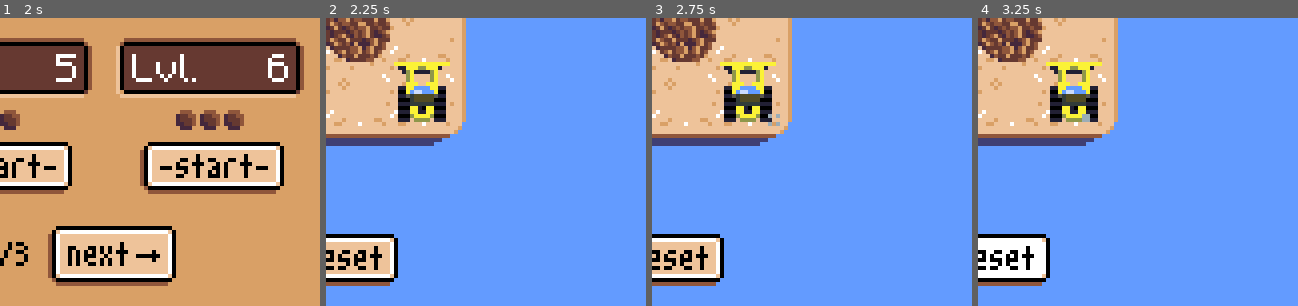
Above: before the commit, frames 1-4 (left to right).
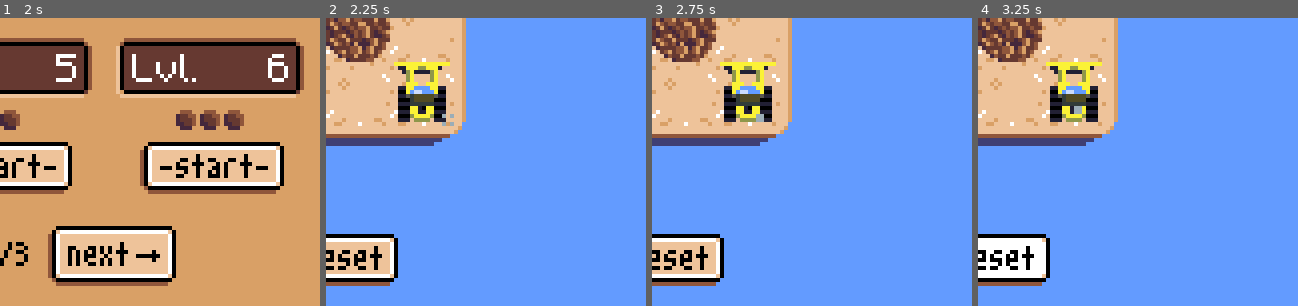
Above: after the commit, the same moments.

Repository: aludvik/Bouldering
Game: Godot game, scene res://Title/Title.tscn
Two runs of this game, one before a commit and one after it. Both use one fixed random seed, a clock stepped at 60 frames per second and the inputs below.
Inputs (mouse positions are % of the whole screen's width and height, from its top left):
- Up to frame 1 (2 s): click (50, 87) at 0.5 s; click (21, 67) at 1.25 s
- Up to frame 2 (2.25 s): click (17, 43) at 2.02 s
- Up to frame 3 (2.75 s): no input
- Up to frame 4 (3.25 s): click (50, 92) at 2.75 s
The pictures show only the part of the screen within x 50-100%, y 50-100%; the shares and areas given below are measured in that part.

Frame 1 is identical in both runs. In frame 2, less than 0.1% of the frame differs, in the area x 36-40%, y 33-38%; in frame 3, 0.1%, in the area x 32-40%, y 33-38%; in frame 4, 0.1%.

Commit message:
Track level completion

Diff:
--- a/Level/Level.gd
+++ b/Level/Level.gd
@@ -27,13 +27,10 @@
 var remaining = 0
 
 func _ready():
-	var level = State.get_level_data()
-	clear_extra_boards(level.size)
-	clear_pieces()
-	populate_pieces_from_leve(level)
+	load_level()
 
 func load_level():
-	var level = State.get_level_data()
+	var level = State.get_current_level_data()
 	remaining = 0
 	clear_extra_boards(level.size)
 	clear_pieces()
@@ -49,7 +46,7 @@
 
 func clear_pieces():
 	for piece in $Pieces.get_children():
-		remove_child(piece)
+		$Pieces.remove_child(piece)
 		piece.queue_free()
 
 func populate_pieces_from_leve(level):
@@ -148,6 +145,7 @@
 	if remaining <= 0:
 		$ResetButton.hide()
 		$Success.show()
+		State.mark_current_level_complete()
 
 func _on_move_completed():
 	moving = false
--- a/Level/Level.tscn
+++ b/Level/Level.tscn
@@ -676,7 +676,7 @@
 
 [node name="AnimatedSprite" type="AnimatedSprite" parent="Tractor"]
 frames = SubResource( 10 )
-frame = 7
+frame = 5
 playing = true
 
 [node name="Tween" type="Tween" parent="Tractor"]
--- a/Level/LevelMoss.tscn
+++ b/Level/LevelMoss.tscn
@@ -78,7 +78,7 @@
 
 [node name="AnimatedSprite" parent="Level/Tractor" index="0"]
 frames = SubResource( 9 )
-frame = 7
+frame = 4
 
 [node name="Sprite" parent="Level/Pieces/Hole" index="0"]
 texture = ExtResource( 5 )
--- a/LevelList.gd
+++ /dev/null
@@ -1,59 +0,0 @@
-extends Resource
-
-export var Rock: Array = [
-	preload("res://Levels/04-01-v0.lvl"),
-	preload("res://Levels/04-02-v0.lvl"),
-	preload("res://Levels/04-03-v0.lvl"),
-	preload("res://Levels/04-06-v1.lvl"),
-	preload("res://Levels/04-11-v1.lvl"),
-	preload("res://Levels/04-12-v2.lvl"),
-	preload("res://Levels/04-14-v1.lvl"),
-	preload("res://Levels/04-16-v2.lvl"),
-	preload("res://Levels/04-17-v3.lvl"),
-	preload("res://Levels/05-03-v1.lvl"),
-	preload("res://Levels/04-04-v0.lvl"),
-	preload("res://Levels/04-08-v0.lvl"),
-	preload("res://Levels/04-07-v1.lvl"),
-	preload("res://Levels/04-13-v2.lvl"),
-	preload("res://Levels/04-15-v1.lvl"),
-	preload("res://Levels/05-04-v2.lvl"),
-	preload("res://Levels/04-05-v0.lvl"),
-]
-export var Moss: Array = [
-	preload("res://Levels/05-07-v1.lvl"),
-	preload("res://Levels/05-05-v2.lvl"),
-	preload("res://Levels/04-09-v1.lvl"),
-	preload("res://Levels/05-06-v2.lvl"),
-	preload("res://Levels/05-10-v3.lvl"),
-	preload("res://Levels/08.05-107.1350-v2.lvl"),
-	preload("res://Levels/09.05-110.5091-v1.lvl"),
-	preload("res://Levels/12.05-105.4254-v1.lvl"),
-	preload("res://Levels/39.05-110.4012-v1.lvl"),
-	preload("res://Levels/43.05-111.1459-v2.lvl"),
-	preload("res://Levels/46.05-111.1364-v1.lvl"),
-	preload("res://Levels/04-10-v2.lvl"),
-	preload("res://Levels/05-01-v3.lvl"),
-]
-export var Snow: Array = [
-	preload("res://Levels/25.05-105.4237-v2.lvl"),
-	preload("res://Levels/40.05-111.3981-v2.lvl"),
-	preload("res://Levels/13.05-112.3466-v3.lvl"),
-	preload("res://Levels/14.05-16-v4.lvl"),
-	preload("res://Levels/17.05-11-v3.lvl"),
-	preload("res://Levels/19.05-109.724-v3.lvl"),
-	preload("res://Levels/41.05-112.3870-v2.lvl"),
-	preload("res://Levels/47.05-111.3490-v2.lvl"),
-	preload("res://Levels/48.05-15-v3.lvl"),
-	preload("res://Levels/52.05-105.4088-v3.lvl"),
-	preload("res://Levels/53.05-08-v2.lvl"),
-	preload("res://Levels/61.05-112.5033-v3.lvl"),
-	preload("res://Levels/64.05-09-v2.lvl"),
-	preload("res://Levels/65.05-106.2775-v2.lvl"),
-	preload("res://Levels/70.05-109.393-v2.lvl"),
-	preload("res://Levels/77.05-108.1983-v2.lvl"),
-	preload("res://Levels/78.05-112.1436-v2.lvl"),
-	preload("res://Levels/80.05-108.2160-v2.lvl"),
-	preload("res://Levels/91.05-20-v2.lvl"),
-	preload("res://Levels/93.05-106.1694-v5.lvl"),
-	preload("res://Levels/97.05-106.1696-v4.lvl")
-]
--- a/LevelSelect/Level.gd
+++ b/LevelSelect/Level.gd
@@ -4,14 +4,24 @@
 
 func update_for_page():
 	var world_index = get_world_index()
-	var levels_list = State.levels.get(State.world)
-	if world_index >= levels_list.size():
+	if world_index >= State.get_current_world_level_count():
 		hide()
 		return
 	show()
 	$Number.text = String(world_index + 1)
-	var level_difficulty = levels_list[world_index].difficulty
+	var level_difficulty = State.get_level_data(world_index).difficulty
 	get_node("Difficulty/" + State.world).frame = level_difficulty - 1
+	show_completion(State.get_current_world_level_completion(world_index))
+
+func show_completion(completion):
+	var mod = Color(1.0, 1.0, 1.0, 1.0)
+	if completion:
+		mod = Color(1.0, 1.0, 1.0, 0.5)
+	get_node("Header/" + State.world).modulate = mod
+	get_node("Difficulty/" + State.world).modulate = mod
+	$StartButton.modulate = mod
+	$Lvl.modulate = mod
+	$Number.modulate = mod
 
 func get_world_index():
 	return (State.page - 1) * 6 + local_index
@@ -21,4 +31,4 @@
 
 func _on_StartButton_pressed():
 	State.level = get_world_index()
-	assert(get_tree().change_scene("res://Level/Level.tscn") == OK)
+	assert(get_tree().change_scene("res://Level/Level" + State.world + ".tscn") == OK)
--- a/State.gd
+++ b/State.gd
@@ -25,7 +25,83 @@
 func reset_progress():
 	print("Reset progress")
 
-var levels = preload("res://LevelList.gd").new()
+func get_current_level_data():
+	return levels[world][level]
 
-func get_level_data():
-	return levels.get(world)[level]
+func get_level_data(l):
+	return levels[world][l]
+
+func get_current_world_level_count():
+	return levels[world].size()
+
+func get_current_world_level_completion(level):
+	return completion[world].has(level)
+
+func mark_current_level_complete():
+	completion[world][level] = true
+
+var completion = {
+	"Rock": {},
+	"Moss": {},
+	"Snow": {}
+}
+
+var levels = {
+	"Rock": [
+		preload("res://Levels/04-01-v0.lvl"),
+		preload("res://Levels/04-02-v0.lvl"),
+		preload("res://Levels/04-03-v0.lvl"),
+		preload("res://Levels/04-06-v1.lvl"),
+		preload("res://Levels/04-11-v1.lvl"),
+		preload("res://Levels/04-12-v2.lvl"),
+		preload("res://Levels/04-14-v1.lvl"),
+		preload("res://Levels/04-16-v2.lvl"),
+		preload("res://Levels/04-17-v3.lvl"),
+		preload("res://Levels/05-03-v1.lvl"),
+		preload("res://Levels/04-04-v0.lvl"),
+		preload("res://Levels/04-08-v0.lvl"),
+		preload("res://Levels/04-07-v1.lvl"),
+		preload("res://Levels/04-13-v2.lvl"),
+		preload("res://Levels/04-15-v1.lvl"),
+		preload("res://Levels/05-04-v2.lvl"),
+		preload("res://Levels/04-05-v0.lvl"),
+	],
+	"Moss": [
+		preload("res://Levels/05-07-v1.lvl"),
+		preload("res://Levels/05-05-v2.lvl"),
+		preload("res://Levels/04-09-v1.lvl"),
+		preload("res://Levels/05-06-v2.lvl"),
+		preload("res://Levels/05-10-v3.lvl"),
+		preload("res://Levels/08.05-107.1350-v2.lvl"),
+		preload("res://Levels/09.05-110.5091-v1.lvl"),
+		preload("res://Levels/12.05-105.4254-v1.lvl"),
+		preload("res://Levels/39.05-110.4012-v1.lvl"),
+		preload("res://Levels/43.05-111.1459-v2.lvl"),
+		preload("res://Levels/46.05-111.1364-v1.lvl"),
+		preload("res://Levels/04-10-v2.lvl"),
+		preload("res://Levels/05-01-v3.lvl"),
+	],
+	"Snow": [
+		preload("res://Levels/25.05-105.4237-v2.lvl"),
+		preload("res://Levels/40.05-111.3981-v2.lvl"),
+		preload("res://Levels/13.05-112.3466-v3.lvl"),
+		preload("res://Levels/14.05-16-v4.lvl"),
+		preload("res://Levels/17.05-11-v3.lvl"),
+		preload("res://Levels/19.05-109.724-v3.lvl"),
+		preload("res://Levels/41.05-112.3870-v2.lvl"),
+		preload("res://Levels/47.05-111.3490-v2.lvl"),
+		preload("res://Levels/48.05-15-v3.lvl"),
+		preload("res://Levels/52.05-105.4088-v3.lvl"),
+		preload("res://Levels/53.05-08-v2.lvl"),
+		preload("res://Levels/61.05-112.5033-v3.lvl"),
+		preload("res://Levels/64.05-09-v2.lvl"),
+		preload("res://Levels/65.05-106.2775-v2.lvl"),
+		preload("res://Levels/70.05-109.393-v2.lvl"),
+		preload("res://Levels/77.05-108.1983-v2.lvl"),
+		preload("res://Levels/78.05-112.1436-v2.lvl"),
+		preload("res://Levels/80.05-108.2160-v2.lvl"),
+		preload("res://Levels/91.05-20-v2.lvl"),
+		preload("res://Levels/93.05-106.1694-v5.lvl"),
+		preload("res://Levels/97.05-106.1696-v4.lvl")
+	]
+}
